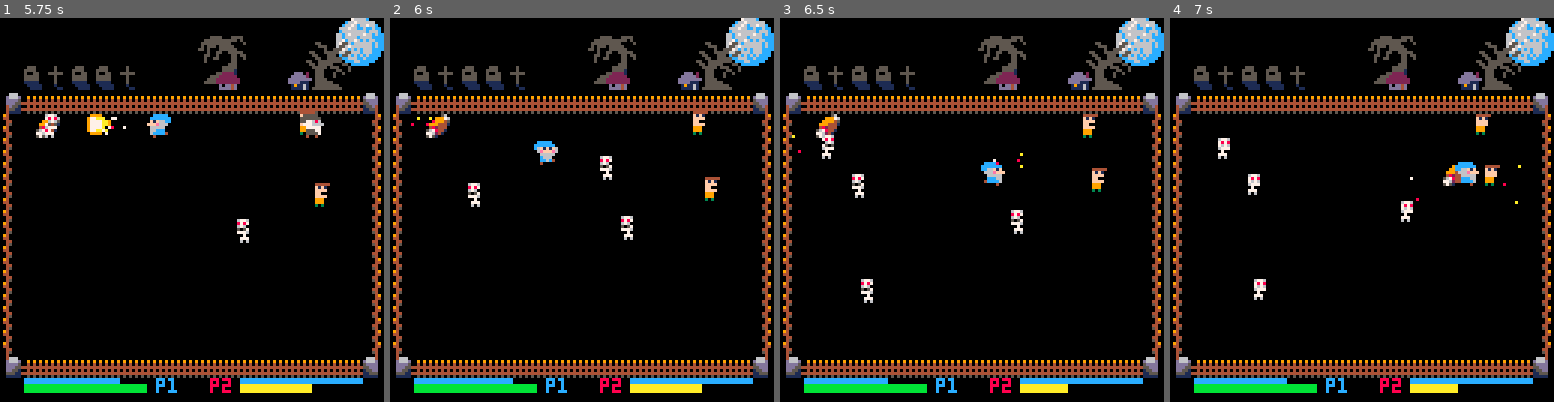
Above: before the commit, frames 1-4 (left to right).
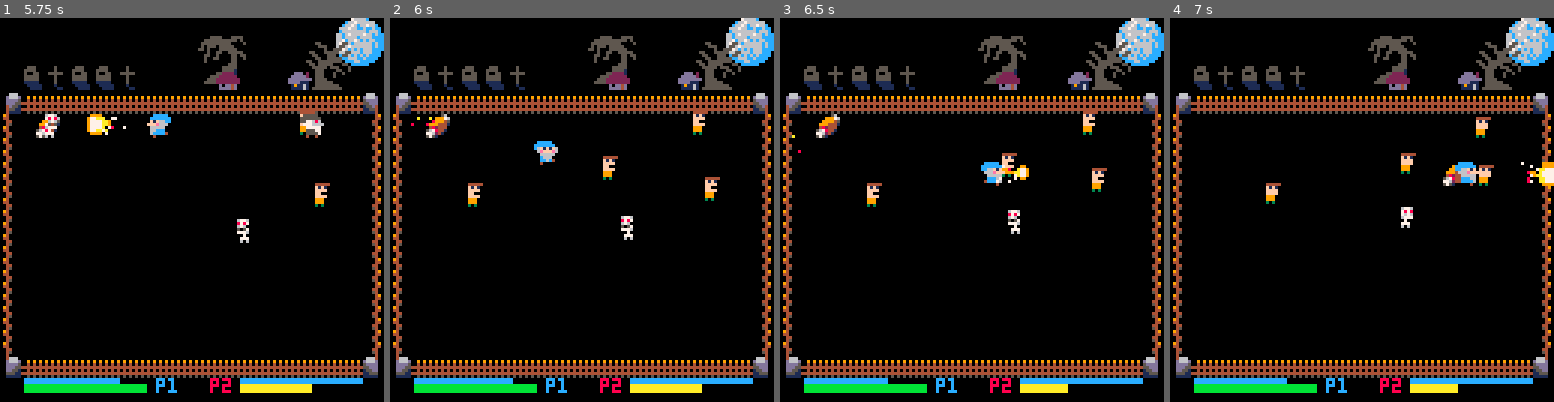
Above: after the commit, the same moments.

Repository: ravertass/wizardkingz
Game: PICO-8 cartridge wizardz.p8
Same seed, same stepped clock (60 frames per second), same inputs: the game is played once before the commit and once after it.
Inputs:
- Up to frame 1 (5.75 s): tap X (X key) at 0.33, 1.07, 1.85, 2.97, 4.08, 5.2 s; tap O (Z key) at 0.7, 1.7, 2.1, 2.5, 2.9, 3.3, 3.7, 4.1, 4.5, 4.9, 5.3, 5.7 s; hold Right 1.6-2.1 s; hold Up 2.15-2.42 s; hold Right 2.47-3.03 s; hold Left 3.08-3.58 s; hold Down 3.63-3.97 s; hold Right 4.02-4.68 s; hold Up 4.73-5.03 s; hold Left 5.08-5.68 s; hold Down from 5.73 s (still down)
- Up to frame 2 (6 s): keep holding Down
- Up to frame 3 (6.5 s): release Down at 6.03 s; hold Right from 6.08 s (still down); tap O (Z key) at 6.1 s; tap X (X key) at 6.32 s
- Up to frame 4 (7 s): tap O (Z key) at 6.5, 6.9 s; release Right at 6.58 s; hold Right from 6.63 s (still down)

Frame 1 is identical in both runs. In frame 2, 0.4% of the frame differs, in the area x 20-60%, y 35-50%; in frame 3, 1.3%; in frame 4, 1.5%, in the area x 12-100%, y 25-74%.

Commit message:
Spawn humans when skeletons are killed and vice versa

Diff:
--- a/wizardz.p8
+++ b/wizardz.p8
@@ -537,8 +537,8 @@
   sfx(sfx_expl, 2)
   del(skeltals, s)
   del(projectiles, wpn)
-  add_skeltal()
-  add_skeltal()
+  add_human()
+  add_human()
   create_expl_particles(s, wpn)
 end
 
@@ -546,8 +546,8 @@
   sfx(sfx_expl, 2)
   del(humans, h)
   del(projectiles, wpn)
-  add_human()
-  add_human()
+  add_skeltal()
+  add_skeltal()
   create_expl_particles(h, wpn)
 end
 
